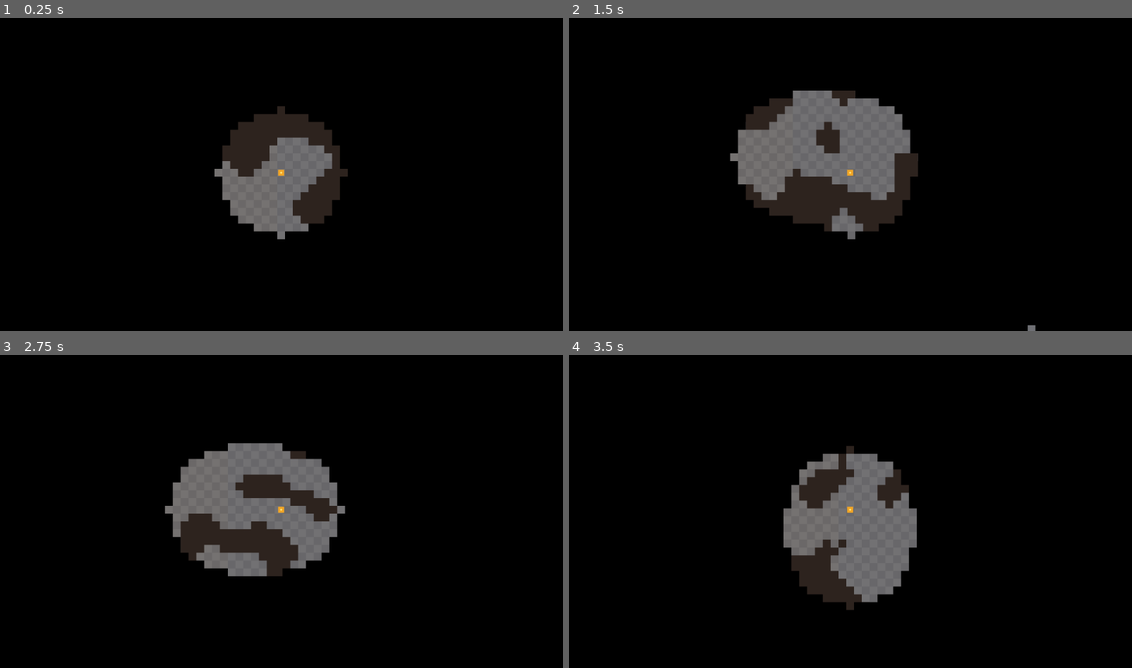
Above: before the commit, frames 1-4 (two rows, left to right).
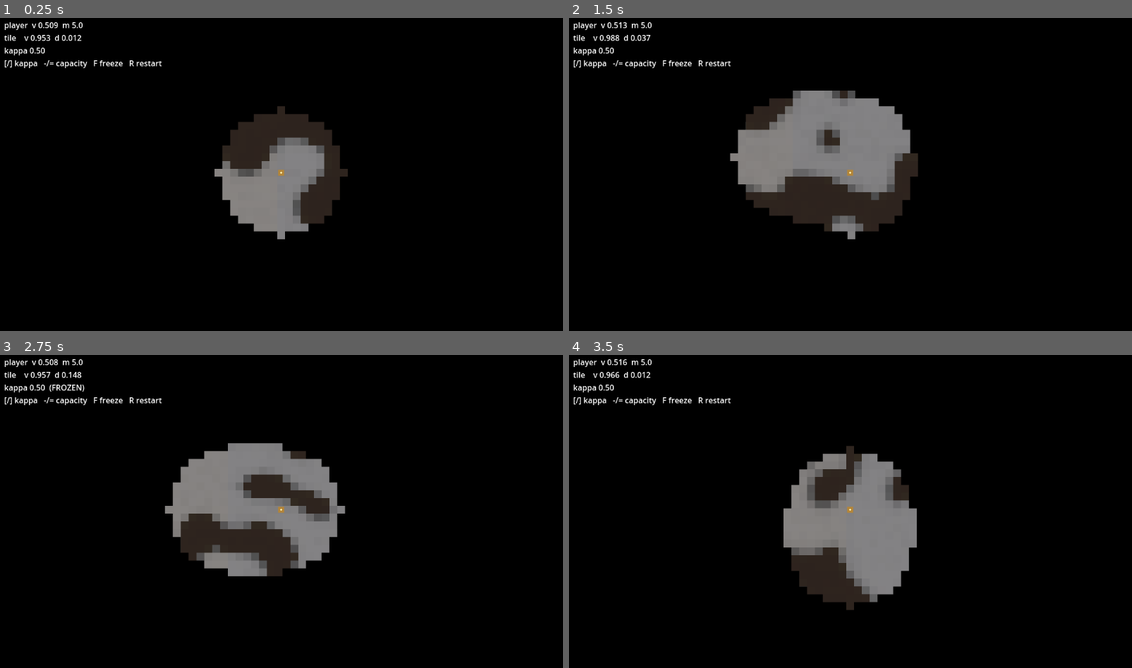
Above: after the commit, the same moments.

Repository: samthorold/godot-exploration
Game: Godot game, scene res://scenes/Main.tscn
Same seed, same stepped clock (60 frames per second), same inputs: the game is played once before the commit and once after it.
Inputs:
- Up to frame 1 (0.25 s): no input
- Up to frame 2 (1.5 s): tap Enter at 0.5 s; hold Right (ui_right) 0.53-1.28 s; tap R at 0.6 s; tap F at 0.8, 1.35 s; hold Down (ui_down) from 1.28 s (still down)
- Up to frame 3 (2.75 s): tap R at 1.55, 2.1 s; release Down (ui_down) at 2.03 s; hold Right (ui_right) from 2.03 s (still down); tap F at 2.3 s
- Up to frame 4 (3.5 s): release Right (ui_right) at 2.78 s; hold Up (ui_up) from 2.78 s (still down); tap F at 2.85 s; tap R at 3.05 s

The runs differ from the first frame. In frame 1, 2.2% of the frame differs, in the area x 0-60%, y 1-69%; in frame 2, 3.4%; in frame 3, 3.1%; in frame 4, 3.9%, in the area x 0-62%, y 1-80%.

Commit message:
Prototype presence-coupling via mass-weighted local mixing
Vitality field per tile, vitality and field-capacity on the player, one
diffusion pass inside evolve covering tile↔tile and player↔underfoot
edges. Mass-weighted by field capacity so mobile cells structurally
stabilise / perturb the field without special-case code. Debug HUD with
live-tunable κ and capacity, freeze toggle.

Float-density refactor (ADR-0003) makes rock-density the stored field
and wall-ness a projection — substrate for vitality, continuous
traversal cost, and the eventual evolution rules.

Two ADRs capture the design commitments uncovered while grilling:
  0002 — local mixing is one pass inside evolve, not a separate concept
  0003 — rock density is stored, wall-ness is a projection

CONTEXT.md gains terms for Local mixing, Field capacity,
Mobile field-cell, Gaze presence (captured-not-built), Dynamics
stability (mush ↔ butterfly), and sharpens Presence coupling,
Presence, Rock density, Evolution, and Agents (deferred).

Dead WorldGenerator.gd / WorldRenderer.gd tombstones removed.

Co-Authored-By: Claude Opus 4.7 (1M context) <noreply@anthropic.com>

Diff:
--- a/scripts/ChunkManager.gd
+++ b/scripts/ChunkManager.gd
@@ -9,7 +9,20 @@
 
 var master_seed: int = 0
 
-# Vector2i(chunk_x, chunk_y) → { tiles: Array, node: Node2D }
+# Tuning parameters — live-tunable via Main's hotkeys.
+# Disposable debug surface; not part of the design (CONTEXT.md / Local mixing).
+var kappa: float = 0.5      # diffusion rate, per second
+var frozen: bool = false    # pauses evolve
+
+# Vector2i(chunk_x, chunk_y) → {
+#   density:    Array[Array[float]],
+#   vitality:   Array[Array[float]],
+#   node:       Node2D,
+#   tint_img:   Image,
+#   tint_tex:   ImageTexture,
+#   chunk_band: float,        # cached density_at(key.x, key.y) band for hue
+# }
+# Per-tile rock-density field; wall-ness is derived (ADR-0003).
 var _chunks: Dictionary = {}
 
 # Explored state: Vector2i(chunk) → PackedByteArray(BITMAP_SIZE).
@@ -24,6 +37,13 @@
 	master_seed = seed_val
 
 func refresh(world_pos: Vector2) -> void:
+	ensure_loaded(world_pos)
+	reveal_around(world_pos)
+
+# Loads (but does not reveal) the chunks within view of world_pos.
+# Separated from refresh so callers that just need chunk data — like the
+# spawn-finder — don't accidentally write to the explored bitmap.
+func ensure_loaded(world_pos: Vector2) -> void:
 	var px := _chunk_coord(world_pos.x)
 	var py := _chunk_coord(world_pos.y)
 
@@ -33,12 +53,9 @@
 			if key not in _chunks:
 				_load(key)
 
-	var evict_radius := VIEW_RADIUS + 1
-	for key: Vector2i in _chunks.keys():
-		if abs(key.x - px) > evict_radius or abs(key.y - py) > evict_radius:
-			_unload(key)
-
-	reveal_around(world_pos)
+	# Eviction is intentionally disabled in this prototype — the two-cadence
+	# state-retention / replay-on-reload machinery is not yet built
+	# (CONTEXT.md, Evolution). Sessions roam a bounded area.
 
 func is_wall(world_x: int, world_y: int) -> bool:
 	var cs  := WorldGen.CHUNK_SIZE
@@ -49,7 +66,113 @@
 		return true
 	var lx := world_x - cx * cs
 	var ly := world_y - cy * cs
-	return _chunks[key].tiles[ly][lx]
+	return _chunks[key].density[ly][lx] > WorldGen.IMPASSABLE_THRESHOLD
+
+func vitality_at(world_x: int, world_y: int) -> float:
+	var cs  := WorldGen.CHUNK_SIZE
+	var cx  := floori(float(world_x) / float(cs))
+	var cy  := floori(float(world_y) / float(cs))
+	var key := Vector2i(cx, cy)
+	if key not in _chunks:
+		return 0.0
+	return _chunks[key].vitality[world_y - cy * cs][world_x - cx * cs]
+
+func density_at_tile(world_x: int, world_y: int) -> float:
+	var cs  := WorldGen.CHUNK_SIZE
+	var cx  := floori(float(world_x) / float(cs))
+	var cy  := floori(float(world_y) / float(cs))
+	var key := Vector2i(cx, cy)
+	if key not in _chunks:
+		return 1.0
+	return _chunks[key].density[world_y - cy * cs][world_x - cx * cs]
+
+# One step of `evolve` (CONTEXT.md, Evolution). Single diffusion pass over
+# the local-mixing graph: tile↔tile edges within and across chunk boundaries,
+# plus mobile-cell↔underfoot-tile edges. Mass-weighted by field capacity.
+# Jacobi-style: accumulate all deltas first, then apply.
+func evolve(dt: float, mobile_cells: Array) -> void:
+	if frozen:
+		return
+	var cs := WorldGen.CHUNK_SIZE
+
+	# Allocate per-chunk delta grids
+	var deltas: Dictionary = {}
+	for key in _chunks:
+		var grid := []
+		for ly in cs:
+			var row := []
+			for lx in cs:
+				row.append(0.0)
+			grid.append(row)
+		deltas[key] = grid
+
+	# Tile↔tile edges — visit each edge once (right + down only)
+	for key: Vector2i in _chunks:
+		var v: Array = _chunks[key].vitality
+		var d: Array = deltas[key]
+		for ly in cs:
+			for lx in cs:
+				var v_self: float = v[ly][lx]
+				# Right neighbour
+				if lx + 1 < cs:
+					var pair := _mix(v_self, 1.0, v[ly][lx + 1], 1.0, dt)
+					d[ly][lx]     += pair[0]
+					d[ly][lx + 1] += pair[1]
+				else:
+					var nkey := Vector2i(key.x + 1, key.y)
+					if nkey in _chunks:
+						var pair := _mix(v_self, 1.0, _chunks[nkey].vitality[ly][0], 1.0, dt)
+						d[ly][lx]              += pair[0]
+						deltas[nkey][ly][0]    += pair[1]
+				# Down neighbour
+				if ly + 1 < cs:
+					var pair := _mix(v_self, 1.0, v[ly + 1][lx], 1.0, dt)
+					d[ly][lx]     += pair[0]
+					d[ly + 1][lx] += pair[1]
+				else:
+					var nkey := Vector2i(key.x, key.y + 1)
+					if nkey in _chunks:
+						var pair := _mix(v_self, 1.0, _chunks[nkey].vitality[0][lx], 1.0, dt)
+						d[ly][lx]            += pair[0]
+						deltas[nkey][0][lx]  += pair[1]
+
+	# Mobile-cell↔underfoot edges
+	var mobile_deltas: Array = []
+	var ts := WorldGen.TILE_SIZE
+	for cell in mobile_cells:
+		var tx := floori(cell.position.x / float(ts))
+		var ty := floori(cell.position.y / float(ts))
+		var cx := floori(float(tx) / float(cs))
+		var cy := floori(float(ty) / float(cs))
+		var ckey := Vector2i(cx, cy)
+		if ckey not in _chunks:
+			mobile_deltas.append(0.0)
+			continue
+		var lx := tx - cx * cs
+		var ly := ty - cy * cs
+		var pair := _mix(cell.vitality, cell.capacity, _chunks[ckey].vitality[ly][lx], 1.0, dt)
+		deltas[ckey][ly][lx] += pair[1]
+		mobile_deltas.append(pair[0])
+
+	# Apply deltas to tile fields, then redraw tint
+	for key: Vector2i in _chunks:
+		var v: Array = _chunks[key].vitality
+		var d: Array = deltas[key]
+		for ly in cs:
+			for lx in cs:
+				v[ly][lx] = clampf(v[ly][lx] + d[ly][lx], 0.0, 1.0)
+		_redraw_tint(key)
+
+	# Apply deltas to mobile cells
+	for i in mobile_cells.size():
+		mobile_cells[i].vitality = clampf(mobile_cells[i].vitality + mobile_deltas[i], 0.0, 1.0)
+
+# Mass-weighted symmetric diffusion between two cells. Returns [delta_a, delta_b].
+# Conserves m_a*v_a + m_b*v_b. CONTEXT.md / Local mixing, Field capacity.
+func _mix(v_a: float, m_a: float, v_b: float, m_b: float, dt: float) -> Array:
+	var m_total := m_a + m_b
+	var v_eq    := (m_a * v_a + m_b * v_b) / m_total
+	return [kappa * (v_eq - v_a) * dt, kappa * (v_eq - v_b) * dt]
 
 func reveal_around(world_pos: Vector2) -> void:
 	var ts := WorldGen.TILE_SIZE
@@ -57,7 +180,7 @@
 	var tx := floori(world_pos.x / float(ts))
 	var ty := floori(world_pos.y / float(ts))
 
-	var dirty: Dictionary = {}  # Vector2i(chunk) → Array of local Vector2i coords
+	var dirty: Dictionary = {}
 
 	for dy in range(-REVEAL_RADIUS, REVEAL_RADIUS + 1):
 		for dx in range(-REVEAL_RADIUS, REVEAL_RADIUS + 1):
@@ -90,44 +213,77 @@
 	return floori(world_axis / float(WorldGen.CHUNK_SIZE * WorldGen.TILE_SIZE))
 
 func _load(key: Vector2i) -> void:
-	var tiles := WorldGen.generate_chunk(key.x, key.y, master_seed)
-	var node  := _render(key, tiles)
-	_attach_fog(key, node)
-	_chunks[key] = {tiles = tiles, node = node}
-
-func _unload(key: Vector2i) -> void:
-	_chunks[key].node.queue_free()
-	_fog.erase(key)
-	_chunks.erase(key)
-
-func _render(key: Vector2i, tiles: Array) -> Node2D:
-	var ts  := WorldGen.TILE_SIZE
-	var cs  := WorldGen.CHUNK_SIZE
-	var img := Image.create(cs * ts, cs * ts, false, Image.FORMAT_RGB8)
-
-	# t=0 open/warm, t=1 dense/cool — gives the density landscape a visible identity.
-	var t := (WorldGen.density_at(key.x, key.y) - 0.37) / 0.20
-	var floor_a := Color(0.54, 0.48, 0.39).lerp(Color(0.38, 0.42, 0.50), t)
-	var floor_b := Color(0.50, 0.44, 0.36).lerp(Color(0.34, 0.38, 0.46), t)
-
-	for ly in cs:
-		for lx in cs:
-			var color: Color
-			if tiles[ly][lx]:
-				color = Color(0.18, 0.14, 0.12)
-			else:
-				color = floor_a if (lx + ly) % 2 == 0 else floor_b
-			img.fill_rect(Rect2i(lx * ts, ly * ts, ts, ts), color)
+	var density  := WorldGen.generate_chunk(key.x, key.y, master_seed)
+	var vitality := _make_vitality(key, density)
+
+	var ts := WorldGen.TILE_SIZE
+	var cs := WorldGen.CHUNK_SIZE
+	var chunk_band := clampf((WorldGen.density_at(key.x, key.y) - 0.37) / 0.20, 0.0, 1.0)
+
+	# One pixel per tile, scaled up by sprite with NEAREST filter — cheap GPU
+	# upload on every per-frame redraw.
+	var img := Image.create(cs, cs, false, Image.FORMAT_RGB8)
+	_fill_tint_image(img, density, vitality, chunk_band)
+	var tex := ImageTexture.create_from_image(img)
 
 	var sprite := Sprite2D.new()
-	sprite.texture = ImageTexture.create_from_image(img)
-	sprite.centered = false
+	sprite.texture        = tex
+	sprite.texture_filter = CanvasItem.TEXTURE_FILTER_NEAREST
+	sprite.centered       = false
+	sprite.scale          = Vector2(ts, ts)
 
 	var node := Node2D.new()
 	node.position = Vector2(key.x * cs * ts, key.y * cs * ts)
 	node.add_child(sprite)
 	add_child(node)
-	return node
+
+	_attach_fog(key, node)
+	_chunks[key] = {
+		density    = density,
+		vitality   = vitality,
+		node       = node,
+		tint_img   = img,
+		tint_tex   = tex,
+		chunk_band = chunk_band,
+	}
+
+func _make_vitality(key: Vector2i, density: Array) -> Array:
+	var cs := WorldGen.CHUNK_SIZE
+	var ox := key.x * cs
+	var oy := key.y * cs
+	var vit := []
+	for ly in cs:
+		var row := []
+		for lx in cs:
+			row.append(WorldGen.initial_vitality(density[ly][lx], ox + lx, oy + ly, master_seed))
+		vit.append(row)
+	return vit
+
+func _fill_tint_image(img: Image, density: Array, vitality: Array, chunk_band: float) -> void:
+	var cs := WorldGen.CHUNK_SIZE
+	for ly in cs:
+		for lx in cs:
+			img.set_pixel(lx, ly, _tile_color(density[ly][lx], vitality[ly][lx], chunk_band))
+
+# density-hue: warm cave / cool dense (chunk-level band).
+# vitality-saturation: grey-dim at low vitality, full vivid colour at high.
+func _tile_color(d: float, v: float, band: float) -> Color:
+	if d > WorldGen.IMPASSABLE_THRESHOLD:
+		var rock := Color(0.18, 0.14, 0.12)
+		var moss := Color(0.22, 0.20, 0.14)
+		return rock.lerp(moss, v)
+	var warm := Color(0.54, 0.48, 0.39)
+	var cool := Color(0.38, 0.42, 0.50)
+	var hue  := warm.lerp(cool, band)
+	var grey_val := (hue.r + hue.g + hue.b) / 3.0
+	var grey := Color(grey_val, grey_val, grey_val) * 0.4
+	var vivid := Color(min(hue.r * 1.15, 1.0), min(hue.g * 1.15, 1.0), min(hue.b * 1.15, 1.0))
+	return grey.lerp(vivid, v)
+
+func _redraw_tint(key: Vector2i) -> void:
+	var chunk: Dictionary = _chunks[key]
+	_fill_tint_image(chunk.tint_img, chunk.density, chunk.vitality, chunk.chunk_band)
+	chunk.tint_tex.update(chunk.tint_img)
 
 func _attach_fog(key: Vector2i, chunk_node: Node2D) -> void:
 	var ts  := WorldGen.TILE_SIZE
--- a/scripts/Main.gd
+++ b/scripts/Main.gd
@@ -1,28 +1,53 @@
 extends Node2D
+
+var cm: ChunkManager = null
+var player: Node2D = null
+var hud: CanvasLayer = null
+var readout: Label = null
 
 func _ready() -> void:
 	randomize()
 	_start(randi())
 
 func _unhandled_input(event: InputEvent) -> void:
-	# R → new world with a fresh seed
-	if event is InputEventKey and event.pressed and event.keycode == KEY_R:
-		for child in get_children():
-			child.queue_free()
-		_start(randi())
+	if not (event is InputEventKey and event.pressed):
+		return
+	match event.keycode:
+		KEY_R:
+			# Restart with a fresh seed.
+			for child in get_children():
+				child.queue_free()
+			_start(randi())
+		KEY_F:
+			if cm != null:
+				cm.frozen = not cm.frozen
+		KEY_BRACKETLEFT:
+			if cm != null:
+				cm.kappa = max(0.0, cm.kappa - 0.05)
+		KEY_BRACKETRIGHT:
+			if cm != null:
+				cm.kappa += 0.05
+		KEY_MINUS:
+			if player != null:
+				player.capacity = max(1.0, player.capacity - 1.0)
+		KEY_EQUAL:
+			if player != null:
+				player.capacity += 1.0
 
 func _start(seed_val: int) -> void:
-	var cm := ChunkManager.new()
+	cm = ChunkManager.new()
 	cm.name = "ChunkManager"
 	cm.setup(seed_val)
 	add_child(cm)
 
 	# Load the chunks around the origin so we can find a spawn tile.
-	cm.refresh(Vector2.ZERO)
+	# Use ensure_loaded (not refresh) — we don't want to reveal tiles around
+	# the origin, only to be able to read them.
+	cm.ensure_loaded(Vector2.ZERO)
 
 	var spawn := _find_spawn(cm)
 
-	var player := Node2D.new()
+	player = Node2D.new()
 	player.name = "Player"
 	player.set_script(preload("res://scripts/Player.gd"))
 	player.chunk_manager = cm
@@ -31,10 +56,33 @@
 	var ts := float(WorldGen.TILE_SIZE)
 	player.position = Vector2(spawn.x * ts + ts * 0.5, spawn.y * ts + ts * 0.5)
 
-func _find_spawn(cm: ChunkManager) -> Vector2i:
+	# Debug HUD — disposable. Drops out when tuning settles.
+	hud = CanvasLayer.new()
+	readout = Label.new()
+	readout.position = Vector2(10, 10)
+	readout.add_theme_color_override("font_color", Color.WHITE)
+	readout.add_theme_color_override("font_outline_color", Color.BLACK)
+	readout.add_theme_constant_override("outline_size", 4)
+	hud.add_child(readout)
+	add_child(hud)
+
+func _process(_delta: float) -> void:
+	if cm == null or player == null or readout == null:
+		return
+	var ts := WorldGen.TILE_SIZE
+	var tx := floori(player.position.x / float(ts))
+	var ty := floori(player.position.y / float(ts))
+	var v_tile := cm.vitality_at(tx, ty)
+	var d_tile := cm.density_at_tile(tx, ty)
+	var frozen_tag := "  (FROZEN)" if cm.frozen else ""
+	readout.text = "player  v %.3f  m %.1f\ntile    v %.3f  d %.3f\nkappa %.2f%s\n[/] kappa   -/= capacity   F freeze   R restart" % [
+		player.vitality, player.capacity, v_tile, d_tile, cm.kappa, frozen_tag
+	]
+
+func _find_spawn(cm_: ChunkManager) -> Vector2i:
 	# Scan tiles near the origin for the first open floor cell.
 	for y in range(-WorldGen.CHUNK_SIZE, WorldGen.CHUNK_SIZE * 2):
 		for x in range(-WorldGen.CHUNK_SIZE, WorldGen.CHUNK_SIZE * 2):
-			if not cm.is_wall(x, y):
+			if not cm_.is_wall(x, y):
 				return Vector2i(x, y)
 	return Vector2i(0, 0)
--- a/scripts/Player.gd
+++ b/scripts/Player.gd
@@ -4,6 +4,11 @@
 const HALF_SIZE := 6.0  # Collision half-extent; slightly under TILE_SIZE/2
 
 var chunk_manager: ChunkManager = null
+
+# The player as a mobile field-cell (CONTEXT.md / Mobile field-cell).
+# capacity > 1 — structural encoding of the player as a stabiliser/perturber.
+var vitality: float = 0.5
+var capacity: float = 5.0
 
 func _ready() -> void:
 	var cam := Camera2D.new()
@@ -38,6 +43,10 @@
 		if _can_occupy(v, ts):
 			position = v
 
+	# One evolve tick per frame, after position is settled.
+	chunk_manager.evolve(delta, [self])
+	queue_redraw()
+
 func _can_occupy(pos: Vector2, ts: float) -> bool:
 	for dy in [-HALF_SIZE, HALF_SIZE]:
 		for dx in [-HALF_SIZE, HALF_SIZE]:
@@ -47,5 +56,8 @@
 	return true
 
 func _draw() -> void:
-	draw_rect(Rect2(-HALF_SIZE, -HALF_SIZE, HALF_SIZE * 2.0, HALF_SIZE * 2.0), Color(0.95, 0.65, 0.15))
-	draw_circle(Vector2.ZERO, 2.0, Color(1.0, 0.9, 0.5))
+	var dead  := Color(0.40, 0.34, 0.24)
+	var vital := Color(1.00, 0.70, 0.20)
+	var body  := dead.lerp(vital, vitality)
+	draw_rect(Rect2(-HALF_SIZE, -HALF_SIZE, HALF_SIZE * 2.0, HALF_SIZE * 2.0), body)
+	draw_circle(Vector2.ZERO, 2.0, Color(1.0, 0.95, 0.70))
--- a/scripts/WorldGen.gd
+++ b/scripts/WorldGen.gd
@@ -1,29 +1,36 @@
 class_name WorldGen
 extends RefCounted
 
-const CHUNK_SIZE := 30  # Tiles per chunk (each axis)
-const TILE_SIZE  := 16  # Pixels per tile
-const CA_PASSES  := 5   # Smoothing iterations
-const OVERLAP    := 5   # Border padding; must equal CA_PASSES for seamless edges
-# Density varies spatially so the world has open regions and claustrophobic ones.
-# Two overlapping sine waves produce a slow-moving landscape with no obvious period.
+const CHUNK_SIZE          := 30   # Tiles per chunk (each axis)
+const TILE_SIZE           := 16   # Pixels per tile
+const CA_PASSES           := 5    # Cave-CA smoothing iterations
+const SMOOTH_PASSES       := 2    # Float-density smoothing iterations after CA
+const OVERLAP             := 7    # Border padding; must be ≥ CA_PASSES + SMOOTH_PASSES
+const IMPASSABLE_THRESHOLD := 0.5  # density > this projects as wall (ADR-0003)
+
+# Per-chunk generator parameter that biases the wall-fill probability. Spatially
+# varied so the world has open regions and claustrophobic ones. Not stored anywhere
+# — only used while seeding the CA. Distinct from the per-tile rock-density field
+# that emerges after the CA + smoothing passes.
 static func density_at(chunk_x: int, chunk_y: int) -> float:
 	var fx := float(chunk_x)
 	var fy := float(chunk_y)
 	var n  := sin(fx * 0.23) * cos(fy * 0.19) + cos(fx * 0.11 - fy * 0.13) * 0.4
-	return 0.47 + clamp(n / 1.4, -1.0, 1.0) * 0.10  # range ≈ [0.37, 0.57]
+	return 0.47 + clampf(n / 1.4, -1.0, 1.0) * 0.10  # range ≈ [0.37, 0.57]
 
-# Generate the CHUNK_SIZE × CHUNK_SIZE tile grid for chunk (chunk_x, chunk_y).
+# Generate the per-tile float rock-density field for chunk (chunk_x, chunk_y).
+# Pipeline: deterministic boolean hash → boolean CA (gives cave structure) →
+# boolean→float lift → float smoothing passes (gives continuous gradients).
 # Deterministic: same inputs always produce the same output.
 static func generate_chunk(chunk_x: int, chunk_y: int, master_seed: int) -> Array:
 	var origin_x := chunk_x * CHUNK_SIZE
 	var origin_y := chunk_y * CHUNK_SIZE
 	var ext      := CHUNK_SIZE + OVERLAP * 2  # Extended region size (each axis)
-	var density  := density_at(chunk_x, chunk_y)
+	var bias     := density_at(chunk_x, chunk_y)
 
 	# Fill extended region from position hash — no RNG state, so any chunk can
 	# sample any world cell and get the same value as its neighbour would.
-	var grid := []
+	var bool_grid := []
 	for ly in ext:
 		var row := []
 		for lx in ext:
@@ -31,33 +38,55 @@
 				origin_x - OVERLAP + lx,
 				origin_y - OVERLAP + ly,
 				master_seed,
-				density
+				bias
 			))
-		grid.append(row)
+		bool_grid.append(row)
 
-	# Smooth with CA.  Because the extended region is padded by exactly OVERLAP
-	# tiles, the CA's sphere-of-influence for any interior cell never reaches
-	# the region boundary, so all interior cells are consistent across chunks.
+	# Cave CA. Padded by OVERLAP, so each interior cell's sphere-of-influence
+	# never reaches the region boundary; chunks join seamlessly.
 	for _i in CA_PASSES:
-		grid = _ca_step(grid, ext)
+		bool_grid = _ca_step(bool_grid, ext)
+
+	# Lift booleans to floats, then smooth to give continuous gradients.
+	# Deep wall → ~1.0, deep cave → ~0.0, boundary cells in between.
+	var float_grid := []
+	for ly in ext:
+		var row := []
+		for lx in ext:
+			row.append(1.0 if bool_grid[ly][lx] else 0.0)
+		float_grid.append(row)
+
+	for _i in SMOOTH_PASSES:
+		float_grid = _smooth_step(float_grid, ext)
 
 	# Trim the overlap border, returning only the chunk interior.
-	var tiles := []
+	var density := []
 	for ly in CHUNK_SIZE:
 		var row := []
 		for lx in CHUNK_SIZE:
-			row.append(grid[OVERLAP + ly][OVERLAP + lx])
-		tiles.append(row)
-	return tiles
+			row.append(float_grid[OVERLAP + ly][OVERLAP + lx])
+		density.append(row)
+	return density
+
+# Initial vitality at a tile: sharpened inversion of density plus small per-tile noise.
+# Deterministic from (world_x, world_y, master_seed).
+static func initial_vitality(density: float, wx: int, wy: int, seed: int) -> float:
+	var base := clampf((1.0 - density - 0.4) / 0.3, 0.0, 1.0)
+	var h: int = seed ^ (wx * 0x27d4eb2d) ^ (wy * 0x165667b1)
+	h ^= h >> 15
+	h *= 0x1b873593
+	h ^= h >> 16
+	var noise := (float(h & 0xFFFF) / 65535.0 - 0.5) * 0.10  # ±0.05
+	return clampf(base + noise, 0.0, 1.0)
 
 # Deterministic wall/floor decision for a world-space tile using integer hashing.
 # Works correctly for negative coordinates.
-static func _hash_wall(wx: int, wy: int, seed: int, density: float) -> bool:
+static func _hash_wall(wx: int, wy: int, seed: int, bias: float) -> bool:
 	var h: int = seed ^ (wx * 0x9e3779b9) ^ (wy * 0x85ebca6b)
 	h ^= h >> 16
 	h *= 0x45d9f3b7
 	h ^= h >> 16
-	return (h & 0x7FFFFFFF) < int(density * float(0x7FFFFFFF))
+	return (h & 0x7FFFFFFF) < int(bias * float(0x7FFFFFFF))
 
 # Cave-gen cellular automaton: a cell is wall when five or more of its nine
 # 3×3 neighbours (including itself) are wall.
@@ -78,3 +107,24 @@
 			row.append(walls >= 5)
 		next.append(row)
 	return next
+
+# 3×3 neighbourhood mean. Boundary cells use only their in-bounds neighbours
+# (no synthetic wall padding — the OVERLAP buffer is wide enough that interior
+# tiles never see the edge).
+static func _smooth_step(grid: Array, size: int) -> Array:
+	var next := []
+	for y in size:
+		var row := []
+		for x in size:
+			var sum   := 0.0
+			var count := 0
+			for dy in range(-1, 2):
+				for dx in range(-1, 2):
+					var nx := x + dx
+					var ny := y + dy
+					if nx >= 0 and nx < size and ny >= 0 and ny < size:
+						sum += grid[ny][nx]
+						count += 1
+			row.append(sum / float(count))
+		next.append(row)
+	return next
--- a/scripts/WorldGenerator.gd
+++ /dev/null
@@ -1 +0,0 @@
-# Replaced by WorldGen.gd + ChunkManager.gd for infinite chunk-based generation.
--- a/scripts/WorldRenderer.gd
+++ /dev/null
@@ -1 +0,0 @@
-# Replaced by the _render() method inside ChunkManager.gd.
Not shown, removed: scripts/WorldGenerator.gd.uid
Not shown, removed: scripts/WorldRenderer.gd.uid
Not shown, changed: CONTEXT.md
Not shown, added: docs/adr/0002-local-mixing-is-one-operator.md
Not shown, added: docs/adr/0003-rock-density-is-stored-walls-are-projection.md
